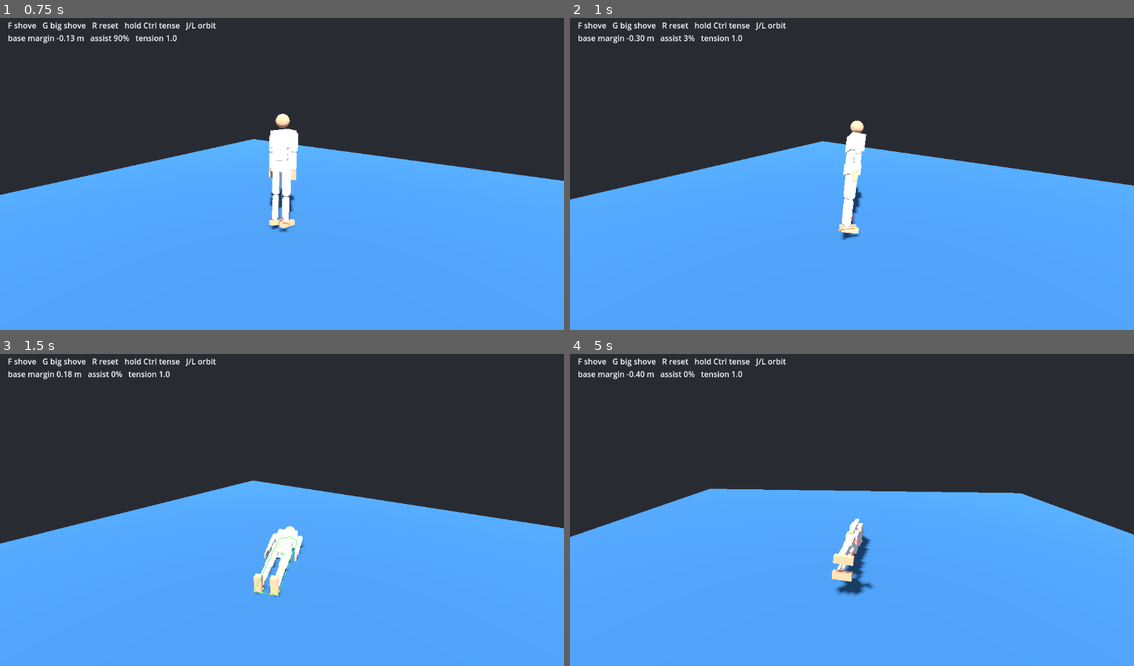
Above: before the commit, frames 1-4 (two rows, left to right).
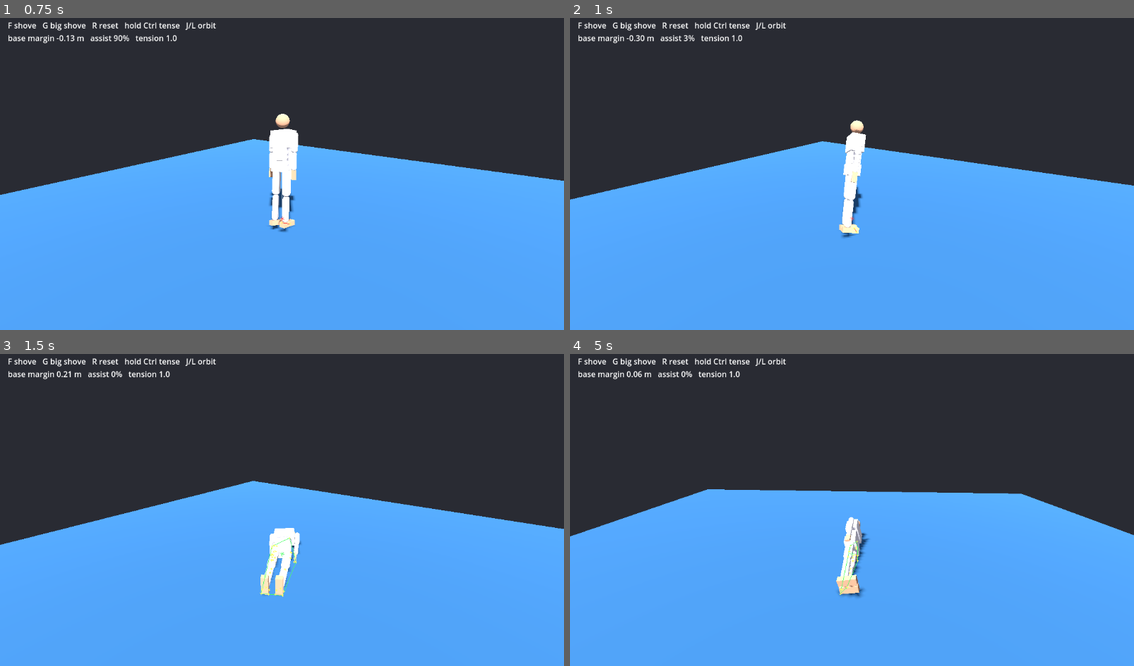
Above: after the commit, the same moments.

Repository: daxtinenichols/grapple
Game: Godot game, scene res://scenes/main.tscn
Same seed, same stepped clock (60 frames per second), same inputs: the game is played once before the commit and once after it.
Inputs:
- Up to frame 1 (0.75 s): tap G (big_shove) at 0.6 s
- Up to frame 2 (1 s): no input
- Up to frame 3 (1.5 s): tap F (shove) at 1.35 s
- Up to frame 4 (5 s): tap Enter at 2 s; hold Ctrl (tense) 2.03-2.78 s; tap R (reset) at 2.75 s; tap J at 2.85 s; hold L 3.53-4.28 s; tap G (big_shove) at 4.35 s

Frame 1 is identical in both runs. In frame 2, 0.2% of the frame differs, in the area x 0-100%, y 32-72%; in frame 3, 1.1%; in frame 4, 1.5%, in the area x 0-100%, y 5-79%.

Commit message:
Make the fighter go floppy when it falls
Once the balance assist gives up, joint motor strength fades to
floppy_strength (12%) at go_limp_rate, so the fighter flops instead of
falling like a stiff plank. Adds a headless check for it.

Co-Authored-By: Claude Opus 5.5 <noreply@anthropic.com>
Claude-Session: https://claude.ai/code/session_01Jy71bxqx9RNqiZaQPBMJXq

Diff:
--- a/scripts/fighter.gd
+++ b/scripts/fighter.gd
@@ -20,6 +20,10 @@
 @export var upright_max_torque := 450.0
 ## How far (m) the center of mass may leave the base before the assist gives up.
 @export var assist_give_up_margin := 0.06
+## Joint strength multiplier once the fighter has lost its balance. Low = floppy.
+@export var floppy_strength := 0.12
+## How fast (per second) the body goes limp after losing balance.
+@export var go_limp_rate := 6.0
 
 # Part table. pos = center in the standing build pose, joint = anchor point.
 # Limits are degrees per joint-frame axis (x = flex, y = twist, z = side).
@@ -61,6 +65,8 @@
 var base_margin := 0.0
 var assist := 1.0
 var has_fallen := false
+## 1 = full motor strength, floppy_strength = limp. Drops when balance is lost.
+var limpness_scale := 1.0
 
 
 func _ready() -> void:
@@ -71,6 +77,7 @@
 	update_base()
 	_drive_joints()
 	_upright_assist()
+	_update_limp()
 	if not has_fallen and parts.head.global_position.y < 0.9:
 		has_fallen = true
 		fell.emit()
@@ -225,7 +232,7 @@
 
 
 func _drive_joints() -> void:
-	var strength_scale := tension * stamina
+	var strength_scale := tension * stamina * limpness_scale
 	for j in joints:
 		var err: Quaternion = j.target * joint_rotation(j).inverse()
 		if err.w < 0.0:
@@ -320,6 +327,13 @@
 		b.apply_torque(torque.limit_length(upright_max_torque) * assist)
 
 
+## Once the balance assist has given up, the motors fade to a fraction of their
+## strength so the fall is a goofy flop instead of a falling plank.
+func _update_limp() -> void:
+	var target := 1.0 if assist > 0.5 else floppy_strength
+	limpness_scale = move_toward(limpness_scale, target, go_limp_rate / Engine.physics_ticks_per_second)
+
+
 # --- Test helpers ------------------------------------------------------------
 
 func shove(impulse: Vector3) -> void:
--- a/tests/test_stand.gd
+++ b/tests/test_stand.gd
@@ -3,7 +3,7 @@
 ## Headless check for the standing milestone:
 ##   godot --headless --path . --script res://tests/test_stand.gd
 ## 1. stands for 5 s, 2. survives a small shove, 3. falls from a big one,
-## 4. elbow and knee targets are reached, 5. the elbow can't hyperextend.
+## 3b. goes floppy once down, 4. elbow and knee targets are reached, 5. the elbow can't hyperextend.
 
 var failures := 0
 
@@ -25,8 +25,11 @@
 	f.shove(Vector3(0, 0, -220))
 	await _wait(4.0)
 	_check("falls from big shove", f.parts.head.global_position.y < 0.9, "head y %.2f" % f.parts.head.global_position.y)
+	_check("goes floppy after falling", f.limpness_scale <= f.floppy_strength + 0.01, "strength x%.2f" % f.limpness_scale)
 
+	# Joint accuracy only: bending a knee tips the fighter over, so keep full strength.
 	f = await _fresh()
+	f.floppy_strength = 1.0
 	f.set_target("r_forearm", Vector3(90, 0, 0))
 	f.set_target("l_shin", Vector3(-60, 0, 0))
 	await _wait(2.0)
Binary file changed: screenshots/down.png
Binary file changed: screenshots/falling.png
Binary file changed: screenshots/standing.png
